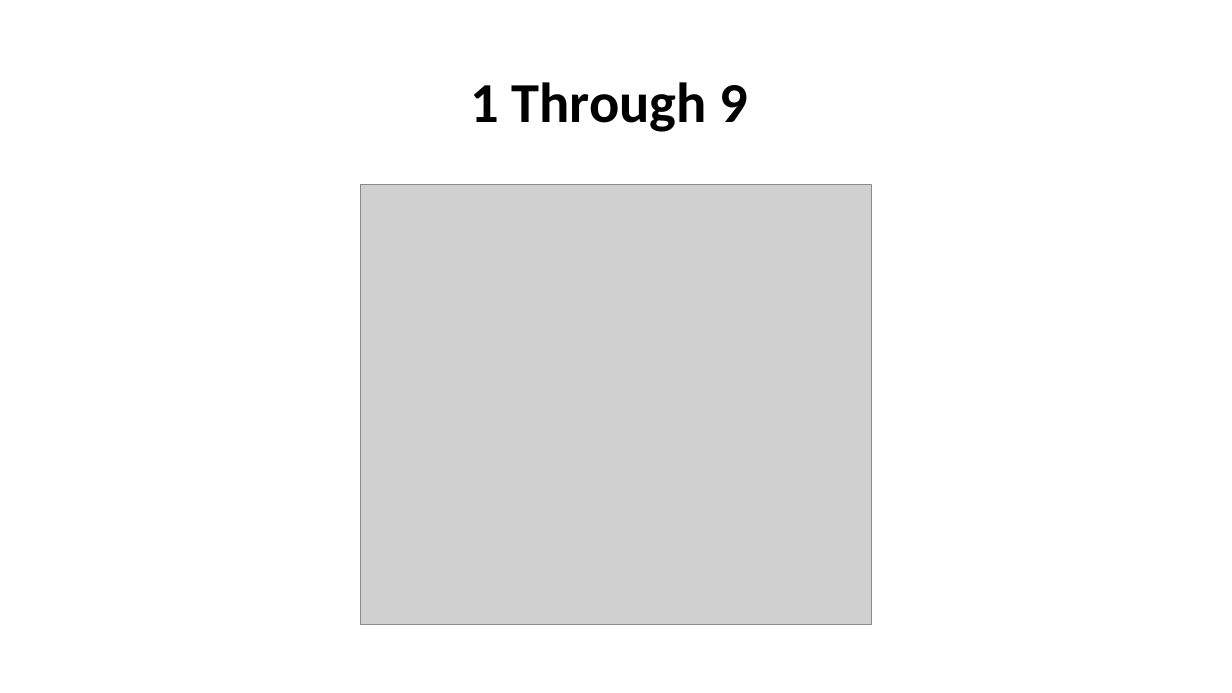
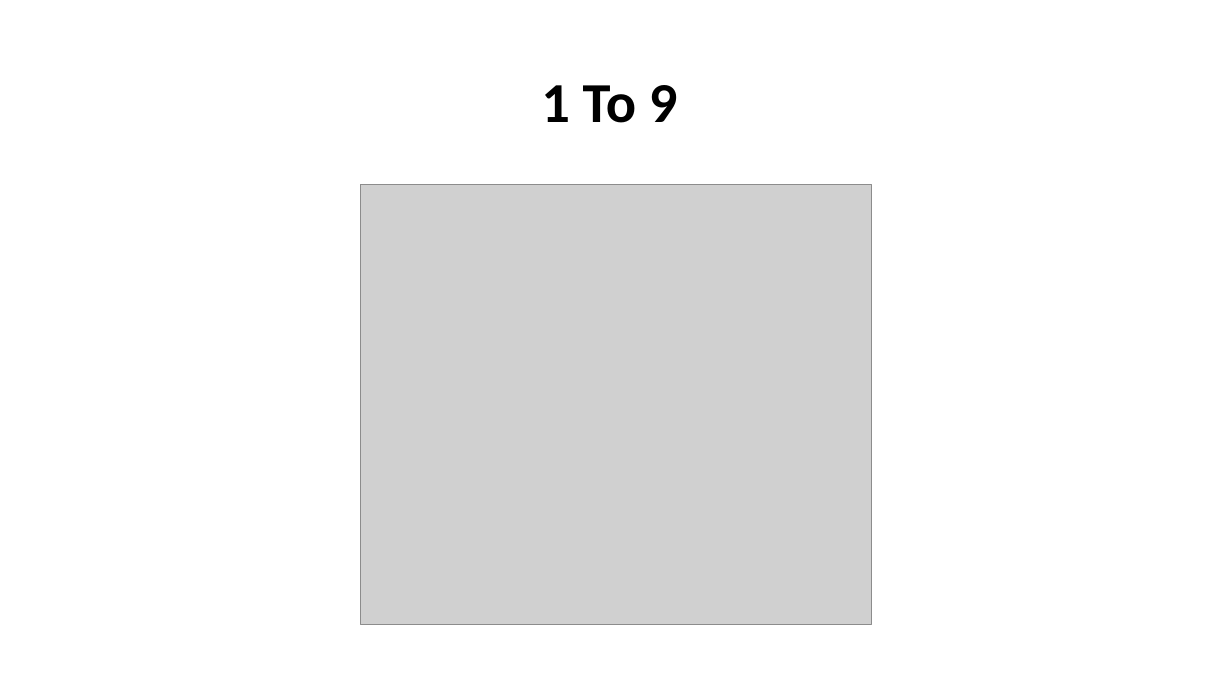
Before and after one commit to barron-KH/database, a slide deck: slide 2 of Atelier 3/Answer.pptx. Drawn at 1232x693 pixels with LibreOffice and Linux fonts; fonts in the diff are those of the drawing; grey boxes stand for pictures. Boxes give left, top, right and bottom in pixels: in the first picture for what was removed or moved away, otherwise in the second. Text is boxed around its words. In the diff, an @@ line names an element or a change of style, - is before the commit and + after.

```diff
--- a/Atelier 3/Answer.pptx
+++ b/Atelier 3/Answer.pptx
@@ title at (541, 85, 678, 123): text changed @@
-1 Through 9
+1 To 9
```
Also in this commit, not shown: 1 slide added.
